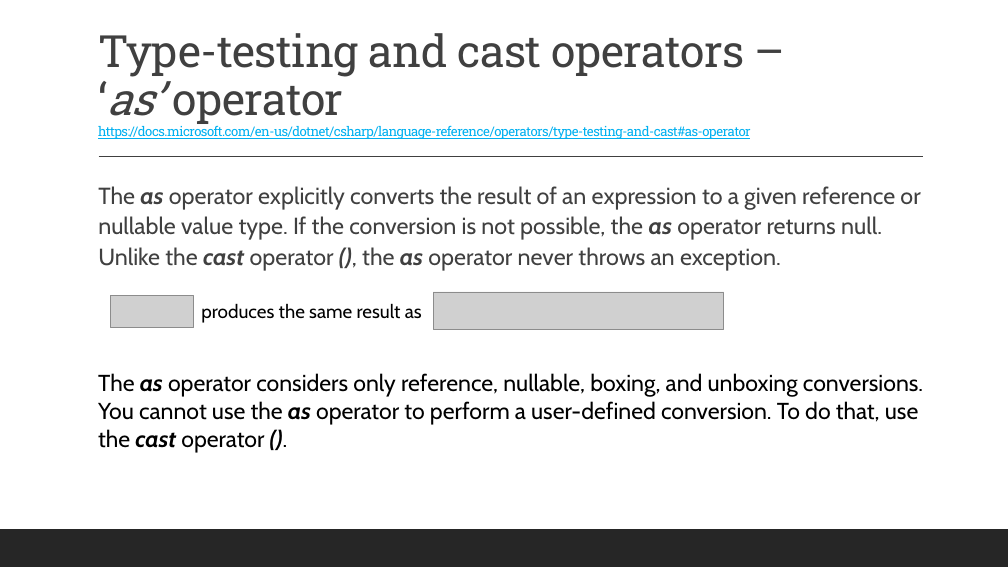
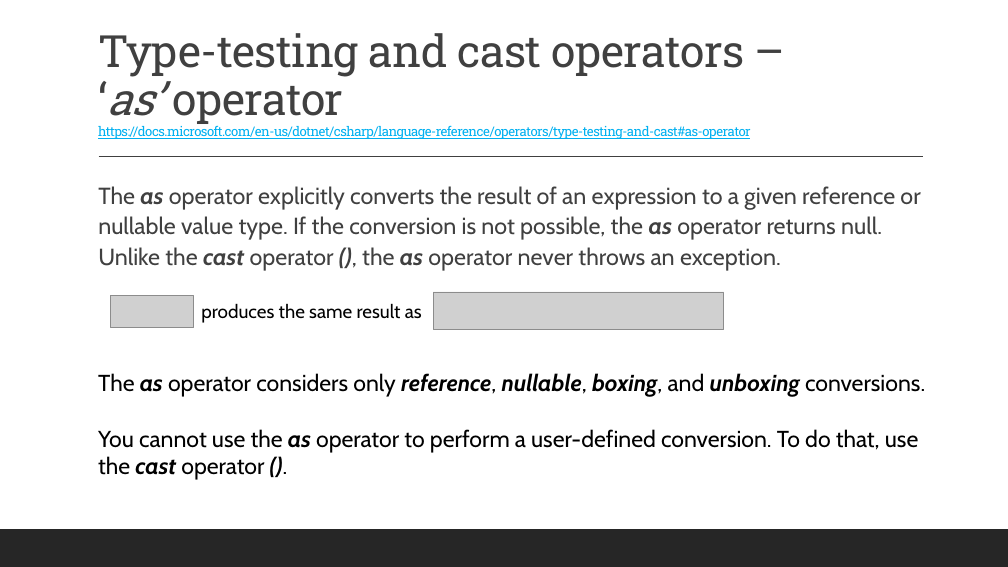
Before and after one commit to 2002-feb24-net/trainer-code, a slide deck: slide 9 of 1-csharp/MarksCodeAndPPTs/DotNetPPTs/D3_.NET_CastingAndTypeConversion.pptx. Drawn at 1008x567 pixels with LibreOffice and Linux fonts; fonts in the diff are those of the drawing; grey boxes stand for pictures. Boxes give left, top, right and bottom in pixels: in the first picture for what was removed or moved away, otherwise in the second. Text is boxed around its words. In the diff, an @@ line names an element or a change of style, - is before the commit and + after.

```diff
--- a/1-csharp/MarksCodeAndPPTs/DotNetPPTs/D3_.NET_CastingAndTypeConversion.pptx
+++ b/1-csharp/MarksCodeAndPPTs/DotNetPPTs/D3_.NET_CastingAndTypeConversion.pptx
@@ text at <box>98,373,925,480</box>: text changed @@
-The as operator considers only reference, nullable, boxing, and unboxing conversions. You cannot use the as operator to perform a user-defined conversion. To do that, use the cast operator ().
+The as operator considers only reference, nullable, boxing, and unboxing conversions.
+You cannot use the as operator to perform a user-defined conversion. To do that, use the cast operator ().
```
Also in this commit, not shown: 7 other slides changed, 1 other file.
